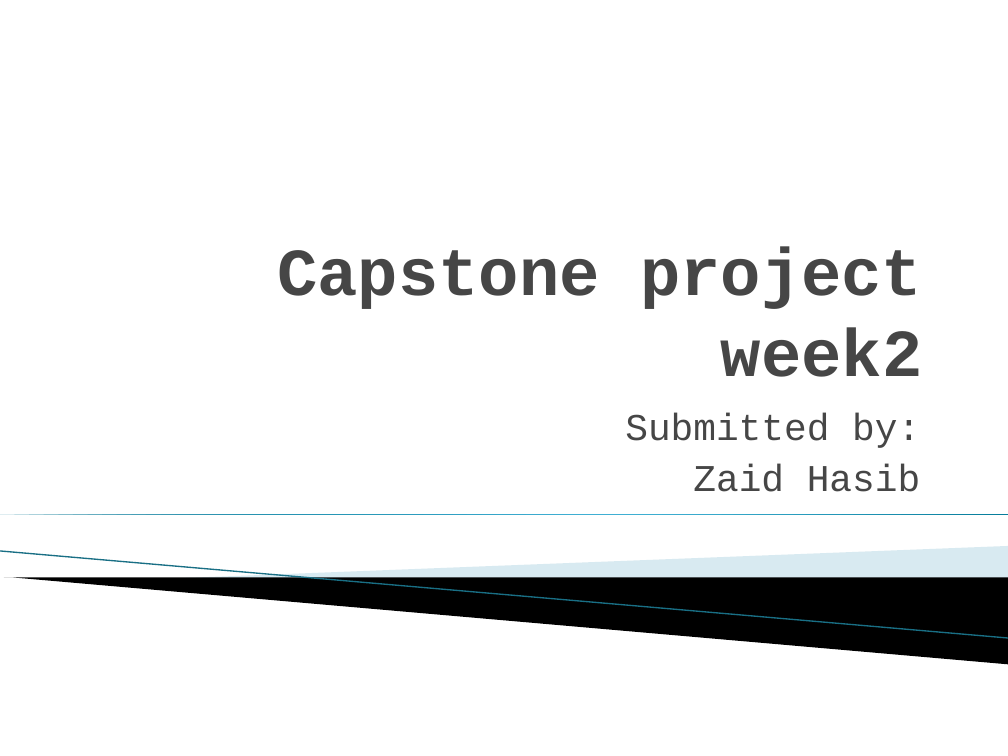
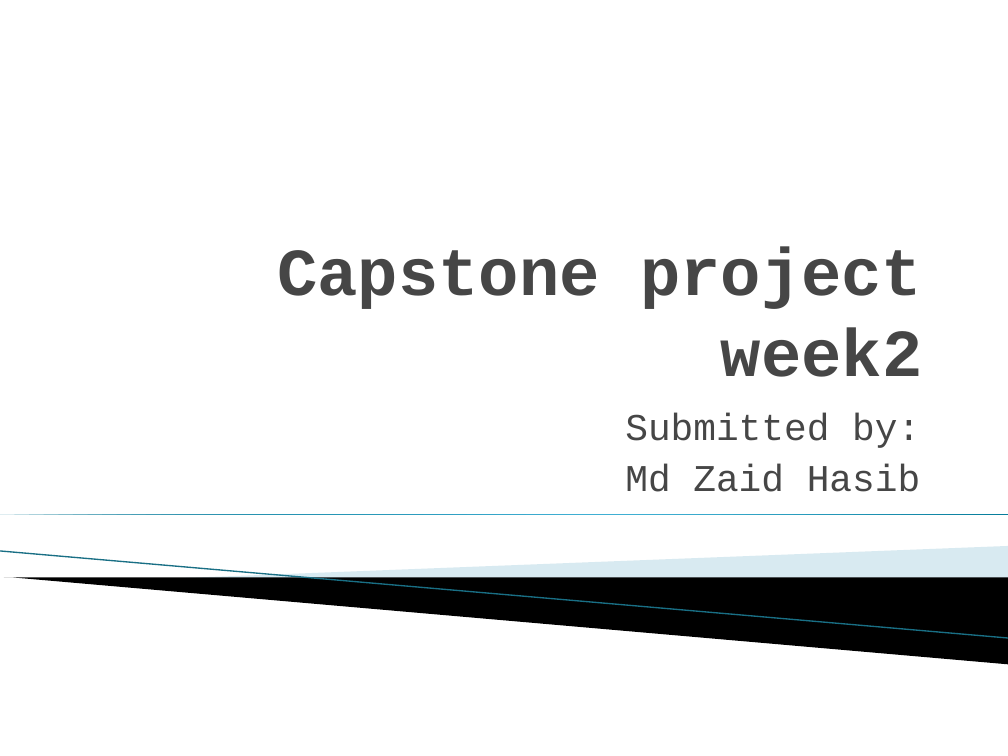
Before and after one commit to Zaidhasib/COURSERA_CAPSTONE, a slide deck: slide 1 of Capstone project week2.pptx. Drawn at 1008x756 pixels with LibreOffice and Linux fonts; fonts in the diff are those of the drawing; background and template pictures are left out. Boxes give left, top, right and bottom in pixels: in the first picture for what was removed or moved away, otherwise in the second. Text is boxed around its words. In the diff, an @@ line names an element or a change of style, - is before the commit and + after.

```diff
--- a/Capstone project week2.pptx
+++ b/Capstone project week2.pptx
@@ subtitle at (625,464,920,492): text changed @@
-Zaid Hasib
+Md Zaid Hasib
```
Also in this commit, not shown: 3 other slides changed, 2 other files.
